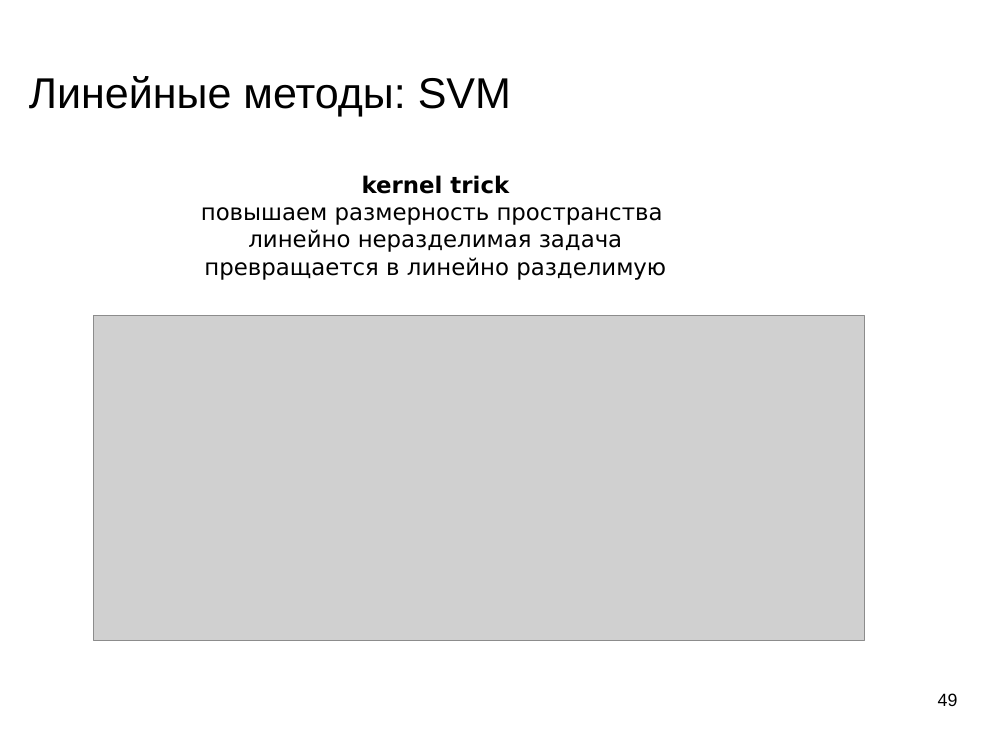
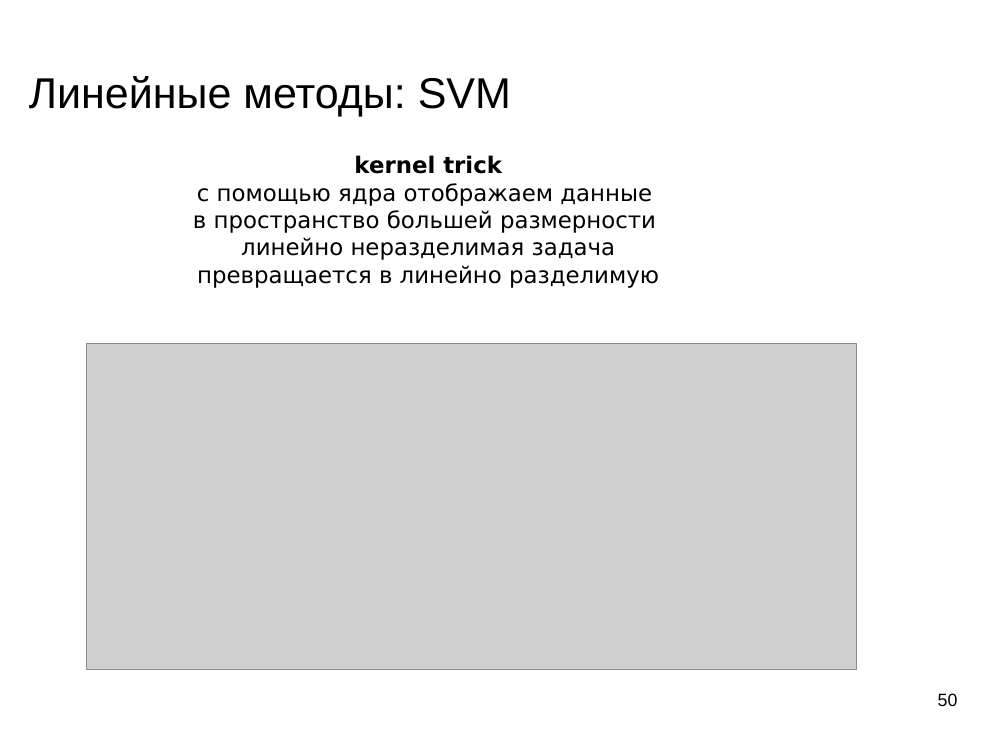
Before and after one commit to mechanoid5/ml_lectorium_legacy, a slide deck: slide 50 of 09-linear.odp (slide 49 before the commit). Drawn at 1008x756 pixels with LibreOffice and Linux fonts; fonts in the diff are those of the drawing; grey boxes stand for pictures; background and template pictures are left out. Boxes give left, top, right and bottom in pixels: in the first picture for what was removed or moved away, otherwise in the second. Text is boxed around its words. In the diff, an @@ line names an element or a change of style, - is before the commit and + after.

```diff
--- a/09-linear.odp
+++ b/09-linear.odp
@@ text "kernel trick": place and size @@
-text "kernel trick" at <box>201,175,666,280</box>
+text "kernel trick" at <box>193,155,659,288</box>
@@ text at <box>193,183,656,233</box>: text changed @@
-повышаем размерность пространства
+с помощью ядра отображаем данные
+в пространство большей размерности
@@ picture: place and size @@
-picture at <box>93,316,864,641</box>
+picture at <box>86,344,857,670</box>
@@ page number at <box>938,693,958,706</box>: text changed @@
-49
+50
```
Also in this commit, not shown: 6 other slides changed, 1 slide added, 2 other files.
